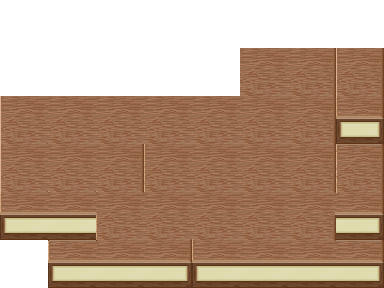
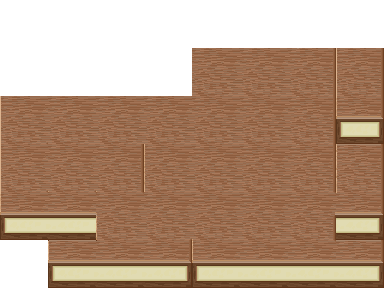
Revision of a layered 384 × 288 image; what changed, layer by layer:
pixels changed over [192, 48, 240, 96] (layer not identified)
